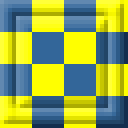
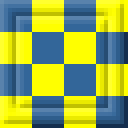
Revision of a layered (128, 128) image; what changed, layer by layer:
pixels changed over [0,0,124,124] (layer not identified)
